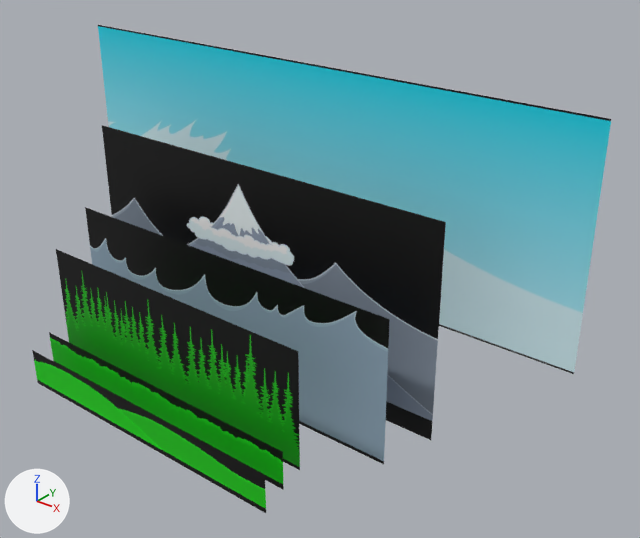
Two versions of the Blender file Content/PuffBOMB/3D/MoutainScene.blend, one commit apart.
Both versions are drawn from a 50 mm camera at (851.0, -395.0, 561.0) aimed at (321.0, 267.0, 150.0). Arrows for +X, +Y and +Z are at lower left; the lights stay in place.
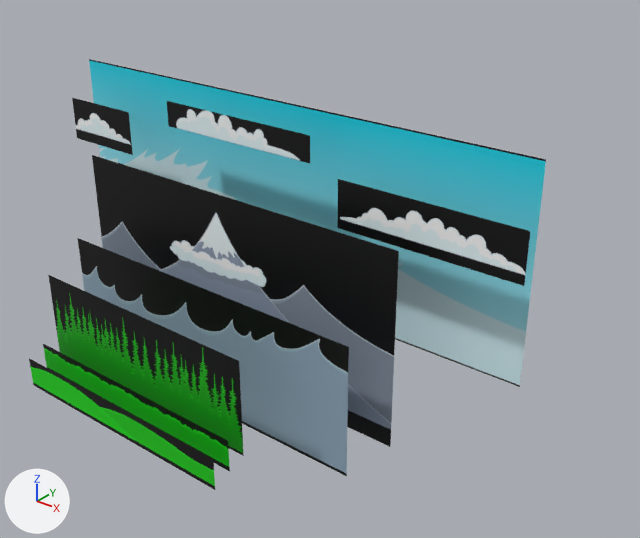
Boxes (x1, y1, x2, y2) around the edits, measured in the pictures (640 x 538 px):
'Plane.003', moved, rescaled (11% narrower, 6% shorter)
    before: (98, 25, 611, 374)
    after: (89, 59, 546, 387)
'Plane', moved, rescaled (11% narrower, 7% shorter)
    before: (102, 125, 446, 440)
    after: (92, 155, 399, 447)
'Plane.002', moved, rescaled (11% narrower, 7% shorter)
    before: (85, 207, 390, 464)
    after: (78, 238, 349, 476)
'Plane.004', moved, rescaled (20% narrower, 18% shorter)
    before: (56, 249, 300, 470)
    after: (48, 275, 244, 456)
'Plane.007', added
    after: (337, 179, 530, 286)
'Plane.005', moved, rescaled (20% narrower, 19% shorter)
    before: (49, 332, 284, 490)
    after: (43, 344, 230, 471)
'Plane.006', moved, rescaled (20% narrower, 19% shorter)
    before: (32, 350, 266, 513)
    after: (29, 358, 215, 490)
'Plane.009', added
    after: (167, 101, 310, 163)
'Plane.008', added
    after: (72, 98, 133, 155)

Diff of the bpy script that builds the scene:
```diff
--- a/Content/PuffBOMB/3D/MoutainScene.blend.py
+++ b/Content/PuffBOMB/3D/MoutainScene.blend.py
@@ ob_plane_006 @@
 ob_plane_006 = bpy.data.objects.new('Plane.006', me_plane_007)
-ob_plane_006.location = (269.0, 76.0, -3.0)
+ob_plane_006.location = (247.0, 60.0, 9.0)
 ob_plane_006.rotation_euler = (1.571, -1.571, 0.0)  # degrees (90, -90, 0)
-ob_plane_006.scale = (106.0, 106.0, 106.0)
+ob_plane_006.scale = (85.5, 85.5, 85.5)
@@ ob_plane_005 @@
 ob_plane_005 = bpy.data.objects.new('Plane.005', me_plane_006)
-ob_plane_005.location = (270.0, 100.0, 10.0)
+ob_plane_005.location = (247.0, 79.0, 19.0)
 ob_plane_005.rotation_euler = (1.571, -1.571, 0.0)  # degrees (90, -90, 0)
-ob_plane_005.scale = (106.0, 106.0, 106.0)
+ob_plane_005.scale = (85.5, 85.5, 85.5)
@@ ob_plane_004 @@
 ob_plane_004 = bpy.data.objects.new('Plane.004', me_plane_005)
-ob_plane_004.location = (270.0, 124.0, 18.0)
+ob_plane_004.location = (247.0, 99.0, 26.0)
 ob_plane_004.rotation_euler = (1.571, -1.571, 0.0)  # degrees (90, -90, 0)
-ob_plane_004.scale = (106.0, 106.0, 106.0)
+ob_plane_004.scale = (85.5, 85.5, 85.5)
@@ ob_plane_003 @@
 ob_plane_003 = bpy.data.objects.new('Plane.003', me_plane_004)
-ob_plane_003.location = (300.0, 350.0, 80.0)
+ob_plane_003.location = (292.0, 304.0, 74.0)
 ob_plane_003.rotation_euler = (1.571, -1.571, 0.0)  # degrees (90, -90, 0)
-ob_plane_003.scale = (209.0, 209.0, 209.0)
+ob_plane_003.scale = (188.0, 188.0, 188.0)
@@ ob_plane_002 @@
 ob_plane_002 = bpy.data.objects.new('Plane.002', me_plane_002)
-ob_plane_002.location = (280.0, 200.0, 0.0)
+ob_plane_002.location = (274.0, 169.0, -7.0)
 ob_plane_002.rotation_euler = (1.571, -1.571, 0.0)  # degrees (90, -90, 0)
-ob_plane_002.scale = (132.0, 132.0, 132.0)
+ob_plane_002.scale = (119.0, 119.0, 119.0)
@@ ob_plane @@
 ob_plane = bpy.data.objects.new('Plane', me_plane)
-ob_plane.location = (239.0, 250.0, 11.0)
+ob_plane.location = (237.0, 214.0, 12.0)
 ob_plane.rotation_euler = (1.571, -1.571, 0.0)  # degrees (90, -90, 0)
-ob_plane.scale = (120.0, 120.0, 120.0)
+ob_plane.scale = (108.0, 108.0, 108.0)
@@ ob_plane_007 @@
+ob_plane_007 = bpy.data.objects.new('Plane.007', me_plane_008)  # 4 vertices, 1 face; spans x 0.0..0.68, y -0.68..2.0, z 0.0; in mat_mountainlayer2_png (picture img_mountainlayer2_png)
+ob_plane_007.location = (507.0, 254.0, 210.0)
+ob_plane_007.rotation_euler = (1.571, -1.571, 0.0)  # degrees (90, -90, 0)
+ob_plane_007.scale = (76.7, 76.7, 76.7)
@@ ob_plane_008 @@
+ob_plane_008 = bpy.data.objects.new('Plane.008', me_plane_009)  # 4 vertices, 1 face; spans x 0.0..0.677, y 0.627..2.0, z 0.0; in mat_mountainlayer3_png (picture img_mountainlayer3_png)
+ob_plane_008.location = (94.0, 254.0, 222.0)
+ob_plane_008.rotation_euler = (1.571, -1.571, 0.0)  # degrees (90, -90, 0)
+ob_plane_008.scale = (76.7, 76.7, 76.7)
@@ ob_plane_009 @@
+ob_plane_009 = bpy.data.objects.new('Plane.009', me_plane_010)  # 4 vertices, 1 face; spans x 0.0..0.38, y -0.68..2.0, z 0.0; in mat_mountainlayer4_png (picture img_mountainlayer4_png)
+ob_plane_009.location = (267.0, 254.0, 270.0)
+ob_plane_009.rotation_euler = (1.571, -1.571, 0.0)  # degrees (90, -90, 0)
+ob_plane_009.scale = (76.7, 76.7, 76.7)
```
